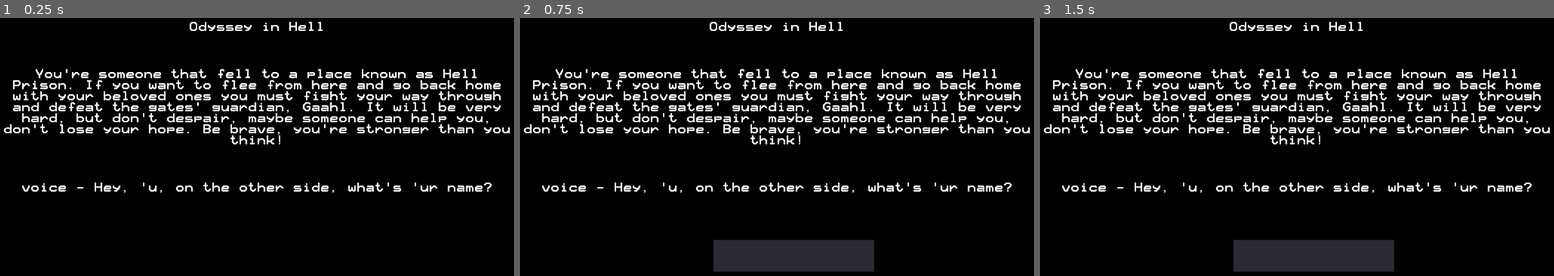
Above: before the commit, frames 1-3 (left to right).
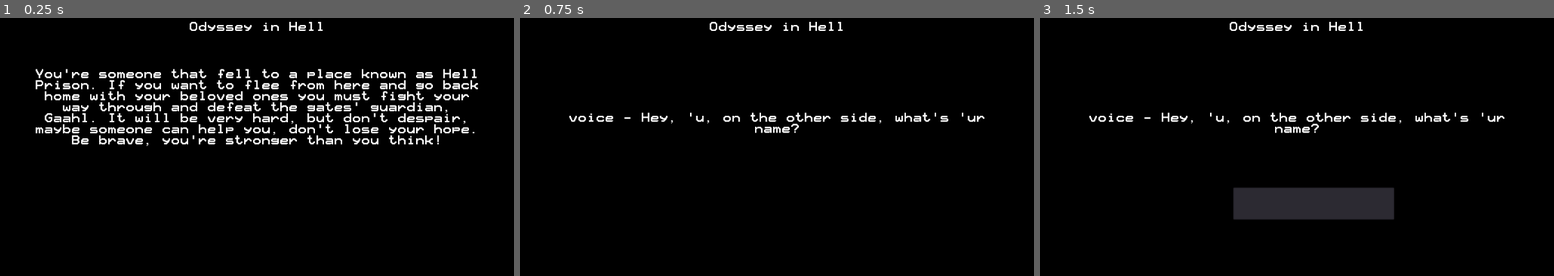
Above: after the commit, the same moments.

Repository: Dukebot/Odissey-in-Hell
Game: Godot game, scene res://src/Interface/Intro.tscn
Two runs of this game, one before a commit and one after it. Both use one fixed random seed, a clock stepped at 60 frames per second and the inputs below.
Inputs:
- Up to frame 1 (0.25 s): no input
- Up to frame 2 (0.75 s): tap Enter at 0.5 s; hold Right (move_right) from 0.53 s (still down); tap Space (continue) at 0.6 s
- Up to frame 3 (1.5 s): tap Space (continue) at 1.25, 1.35 s; release Right (move_right) at 1.28 s; hold Down (move_down) from 1.28 s (still down)

The runs differ from the first frame. In frame 1, 10% of the frame differs, in the area x 0-100%, y 23-68%; in frame 2, 13%; in frame 3, 16%, in the area x 0-100%, y 19-99%.

Commit message:
Ghaal heal with less frequency. Modification to intro.

Diff:
--- a/src/CombatState.gd
+++ b/src/CombatState.gd
@@ -128,9 +128,7 @@
 
 func enemy_turn():
 	if turn_phase == 0:
-		var enemy_skill_keys = enemy["skills"]
-		var rand_skill_index = Utils.get_random_array_index(enemy_skill_keys)
-		var skill_key = enemy_skill_keys[rand_skill_index]
+		var skill_key = get_random_enemy_skill_key()
 		var skill = main.skills[skill_key]
 
 		if skill_key == "heal":
@@ -145,6 +143,20 @@
 		else:
 			turn = 0
 			turn_phase = 0
+
+
+func get_random_enemy_skill_key() -> String:
+	var skill_key
+
+	var enemy_skill_keys = enemy["skills"]
+	var rand_skill_index = Utils.get_random_array_index(enemy_skill_keys)
+	skill_key = enemy_skill_keys[rand_skill_index]
+
+	if skill_key == "heal":
+		rand_skill_index = Utils.get_random_array_index(enemy_skill_keys)
+		skill_key = enemy_skill_keys[rand_skill_index]
+
+	return skill_key
 
 
 func attack(attacker: Dictionary, skill: Dictionary, target: Dictionary):
--- a/src/Interface/Intro.gd
+++ b/src/Interface/Intro.gd
@@ -18,6 +18,13 @@
 
 
 func _process(delta):
+	#Intro Text
+	if intro_text_label.text != "":
+		if Input.is_action_just_pressed("continue"):
+			intro_text_label.text = ""
+		return
+
+	#Dialogue Text
 	if dialogue_index < intro_dialogue.size():
 		var dialogue_line = intro_dialogue[dialogue_index]
 		var speaker = dialogue_line[0]
@@ -39,6 +46,7 @@
 			dialogue_label.set_text(speaker + " - " + text)
 			if Input.is_action_just_pressed("continue"):
 				dialogue_index += 1
+	#Start Advernture text
 	else:
 		dialogue_label.set_text("Press SPACE to start adventure!")
 		if Input.is_action_just_pressed("continue"):
--- a/src/Interface/Intro.tscn
+++ b/src/Interface/Intro.tscn
@@ -11,15 +11,17 @@
 }
 
 [node name="Title" type="Label" parent="."]
-margin_right = 1024.0
+margin_left = 64.0
+margin_right = 960.0
 margin_bottom = 128.0
 text = "Odyssey in Hell"
 align = 1
 valign = 1
 
 [node name="IntroText" type="Label" parent="."]
+margin_left = 64.0
 margin_top = 128.0
-margin_right = 1024.0
+margin_right = 960.0
 margin_bottom = 320.0
 text = "You're someone that fell to a place known as Hell Prison. If you want to flee from here and go back home with your beloved ones… you must fight your way through and defeat the gates' guardian, Ga’ahl. It will be very hard, but don't despair, maybe someone can help you, don't lose your hope.
 Be brave, you're stronger than you think!
@@ -27,11 +29,15 @@
 align = 1
 valign = 1
 autowrap = true
+__meta__ = {
+"_edit_use_anchors_": false
+}
 
 [node name="DialogueLabel" type="Label" parent="."]
-margin_top = 320.0
-margin_right = 1024.0
-margin_bottom = 448.0
+margin_left = 64.0
+margin_top = 192.0
+margin_right = 960.0
+margin_bottom = 320.0
 align = 1
 valign = 1
 autowrap = true
@@ -42,6 +48,6 @@
 [node name="PlayerNameInput" type="TextEdit" parent="."]
 visible = false
 margin_left = 384.0
-margin_top = 488.0
+margin_top = 384.0
 margin_right = 704.0
-margin_bottom = 552.0
+margin_bottom = 448.0
